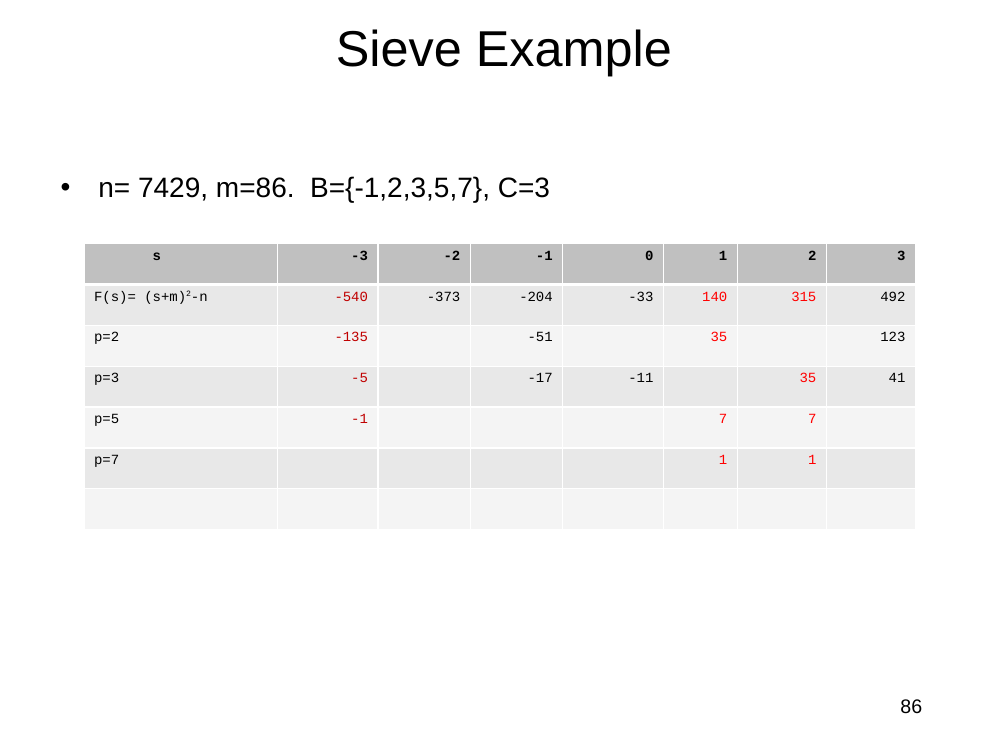
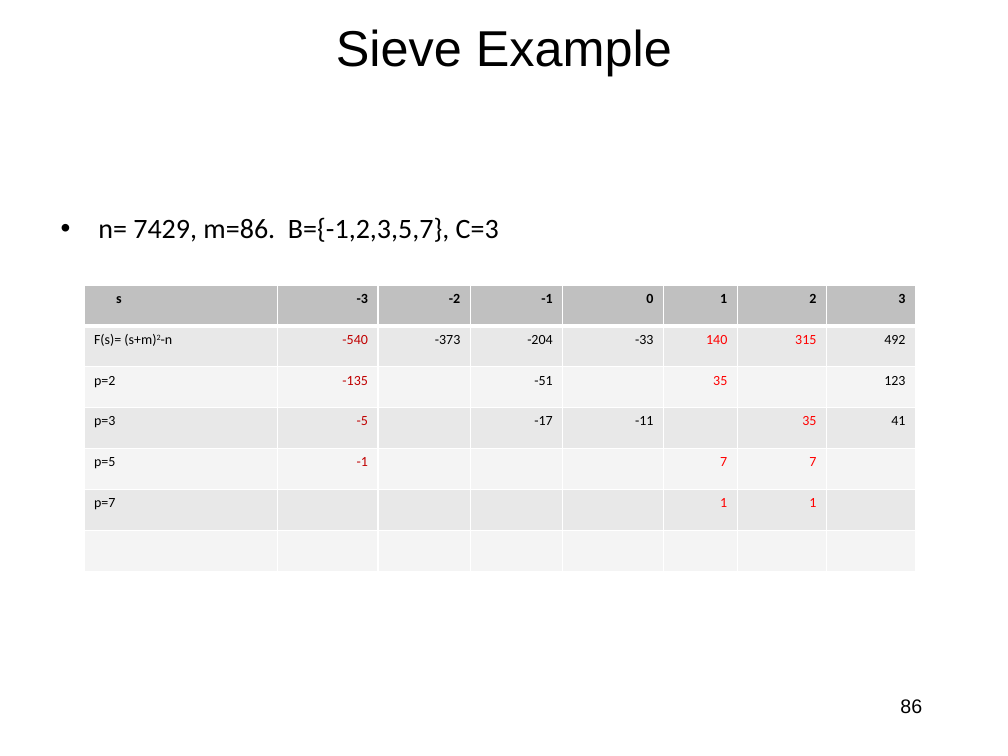
Before and after one commit to jlmucb/class_notes, a slide deck: slide 86 of BerkeleyClass/CS290Spring2013/Lectures/Cryptoclass7.pptx. Drawn at 1008x756 pixels with LibreOffice and Linux fonts; fonts in the diff are those of the drawing. Boxes give left, top, right and bottom in pixels: in the first picture for what was removed or moved away, otherwise in the second. Text is boxed around its words. In the diff, an @@ line names an element or a change of style, - is before the commit and + after.

```diff
--- a/BerkeleyClass/CS290Spring2013/Lectures/Cryptoclass7.pptx
+++ b/BerkeleyClass/CS290Spring2013/Lectures/Cryptoclass7.pptx
@@ text "n= 7429, m=86. B={-1,2,3,5,7}, C=3": place and size @@
-text "n= 7429, m=86. B={-1,2,3,5,7}, C=3" at <box>98,176,550,202</box>
+text "n= 7429, m=86. B={-1,2,3,5,7}, C=3" at <box>98,217,499,242</box>
@@ text "n= 7429, m=86. B={-1,2,3,5,7}, C=3" at <box>98,217,499,242</box>: font Arial to Calibri @@
@@ table: place and size @@
-table at <box>84,244,915,530</box>
+table at <box>84,285,915,572</box>
@@ table at <box>84,285,915,572</box> @@
@@ font Courier New to Calibri @@
```
Also in this commit, not shown: 47 other slides changed, 1 slide added, 1 slide removed, 19 other files.
